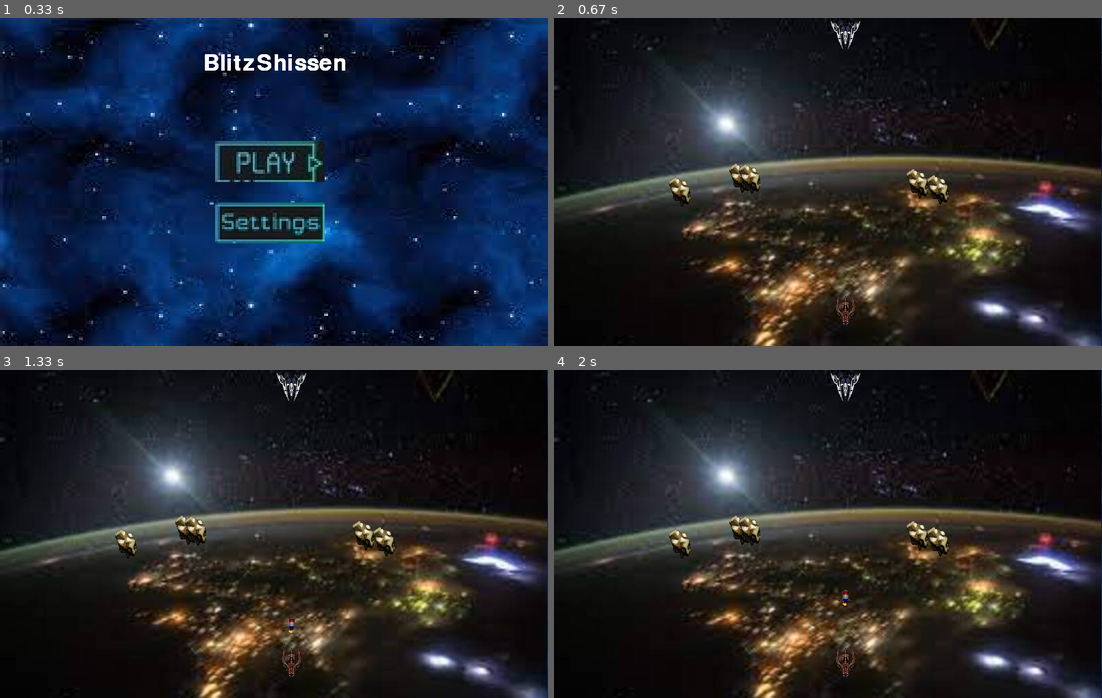
Above: before the commit, frames 1-4 (two rows, left to right).
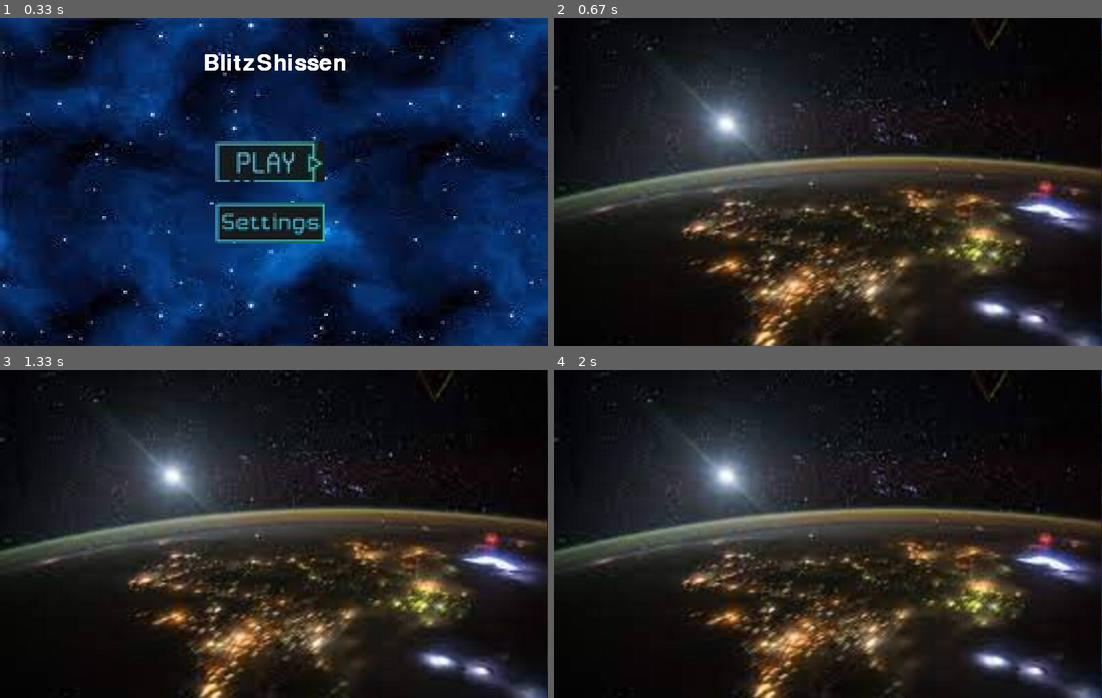
Above: after the commit, the same moments.

Repository: lancelot260/Blitzschiessen
Game: pygame game, started from start.py
The game is run twice, just before and just after one commit, with the same random seed, the same clock (stepped at 60 frames per second) and the same inputs.
Inputs (mouse positions are in pixels of both pictures, inside the frame that each line leads up to):
- Up to frame 1 (0.33 s): no input
- Up to frame 2 (0.67 s): click (822, 162) at 0.38 s
- Up to frame 3 (1.33 s): tap Space at 0.67 s
- Up to frame 4 (2 s): no input

Frame 1 is identical in both runs. In frame 2, 1.3% of the frame differs, in the area x 21-72%, y 0-94%; in frame 3, 1.3%; in frame 4, 1.3%.

Commit message:
restart et debut bdd

Diff:
--- a/BDD/integration/game_controller.py
+++ b/BDD/integration/game_controller.py
@@ -31,6 +31,13 @@
         print("game score2: ", row[4])
 
     @staticmethod
+    def get_best_game(conn):
+        sql = ''' SELECT * FROM game ORDER BY score1 OR score2 DESC LIMIT 5 '''
+        cur = conn.cursor()
+        cur.execute(sql)
+        return cur.fetchall()
+
+    @staticmethod
     def update_game(conn, id, joueur1, joueur2, score1, score2):
         sql = ''' UPDATE game
                   SET joueur1=?, joueur2=?, score1=?, score2=?
--- a/GAME/object/game.py
+++ b/GAME/object/game.py
@@ -19,6 +19,9 @@
             obstacle = Obstacle()
             self.allObstacles.append(obstacle)
         self.pressed = {}
+
+    def end(self):
+        return self.J1.score, self.J2.score
 
     def update(self, screen):
 
@@ -92,10 +95,9 @@
             self.round += 1
 
         if self.round == 3:
-            print("game over")
-            print("J1 score: " + str(self.J1.score))
-            print("J2 score: " + str(self.J2.score))
             self.isPalying = False
+            self.end(self)
+
 
         if self.pressed.get(pygame.K_UP) and self.J1.rect.y > self.J1Limite:
             self.J1.move_up()
--- /dev/null
+++ b/GAME/screen/end_screen.py
@@ -0,0 +1,60 @@
+import pygame
+from BDD.integration.game_controller import game_controller
+import sqlite3
+from sqlite3 import Error
+import math
+
+def create_connection(db_file):
+    """ create a database connection to a SQLite database """
+    try:
+        conn = sqlite3.connect(db_file)
+        print(sqlite3.version)
+    except Error as e:
+        print(e)
+
+    finally:
+        return conn
+
+class button:
+    def __init__(self, text, x, y, sprite):
+        self.text = text
+        self.x = x
+        self.y = y
+        self.sprite = pygame.image.load(sprite)
+        self.sprite = pygame.transform.scale(self.sprite, (160, 60))
+        self.rect = self.sprite.get_rect()
+        self.rect.x = self.x
+        self.rect.y = self.y
+
+class end_screen:
+    def __init__(self, J_winner, J_loser, score_winner, score_loser):
+        self.highscore = []
+        self.winner = J_winner
+        self.loser = J_loser
+        self.score_winner = score_winner
+        self.score_loser = score_loser
+        self.button_list = []
+
+    def prep_highscore(self):
+        high_score = game_controller.get_best_game(create_connection("migration.db"))
+        for i in high_score:
+            self.highscore.append(i)
+
+    def check_end_screen_events(self, event):
+        if event.type == pygame.MOUSEBUTTONDOWN:
+            mouse_x, mouse_y = pygame.mouse.get_pos()
+            for button in self.button_list:
+                if button.rect.collidepoint(mouse_x, mouse_y):
+                    return True, button.text
+        return False
+
+    def draw_end_screen(self, screen):
+        self.prep_highscore()
+        font = pygame.font.SysFont(None, 30)
+        restart_button = button('R', math.ceil(self.screen.get_width()/2.55), 180, 'GAME/source/button_start_1.jpg')
+        self.button_list.append(restart_button)
+        for i in self.highscore:
+            text = font.render(i[0], True, (255, 255, 255))
+            screen.blit(text, (50, i[1]))
+        for button in self.button_list:
+            screen.blit(button.sprite, button.rect)
--- a/start.py
+++ b/start.py
@@ -1,7 +1,22 @@
+from unittest import result
 import pygame
 from GAME.screen.start_menu import main_menu
 from GAME.object.game import game
+from BDD.integration.game_controller import game_controller
+from GAME.screen.end_screen import end_screen
+import sqlite3
+from sqlite3 import Error
 
+def create_connection(db_file):
+    """ create a database connection to a SQLite database """
+    try:
+        conn = sqlite3.connect(db_file)
+        print(sqlite3.version)
+    except Error as e:
+        print(e)
+
+    finally:
+        return conn
 
 if __name__ == "__main__":
     pygame.init()
@@ -27,8 +42,38 @@
                         screen.blit(backgroud, (0, 0))
 
                         if game.isPalying:
-                            game.update(screen)
+
+                            resultat = game.end()
+                            game_controller.create_game(create_connection("migration.db"),'blue', 'red', resultat[0], resultat[1])
+                            if game.J1.score > game.J2.score:
+                                J_winner = game.J1
+                                J_winner.name = 'J1'
+                                J_winner.score = game.J1.score
+                                J_looser = game.J2
+                                J_looser.name = 'J2'
+                                J_looser.score = game.J2.score
+                            else:
+                                J_winner = game.J2
+                                J_winner.name = "J2"
+                                J_winner.score = game.J2.score
+                                J_looser = game.J1
+                                J_looser.name = "J1"
+                                J_looser.score = game.J1.score
+                            end = end_screen(J_winner.name, J_looser.name, J_winner.score, J_looser.score)
+
+                            if end.check_end_screen_events(event):
+                                if end.check_end_screen_events(event)[1] == 'Quit':
+                                    start = False
+                                    pygame.quit()
+                                    quit()
+                                if end.check_end_screen_events(event)[1] == 'Restart':
+                                    start = True
+
                         else:
+                            bg_image = pygame.image.load('GAME/source/bg.jpg')
+                            bg_image = pygame.transform.scale(bg_image, (800, 480))
+                            screen.blit(bg_image, (0, 0))
+                            pygame.display.flip()
                             start = False
 
                         pygame.display.flip()
Binary file changed: migration.db
